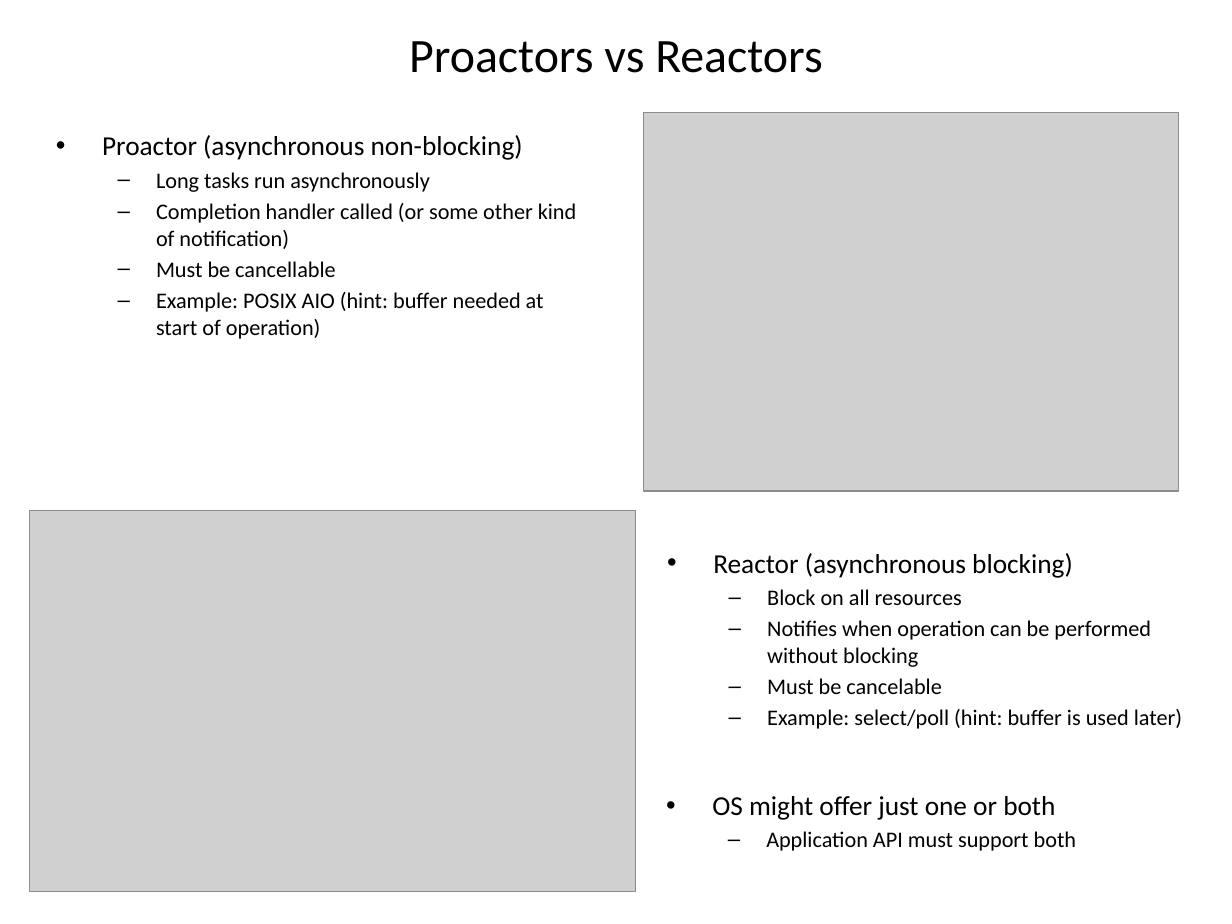
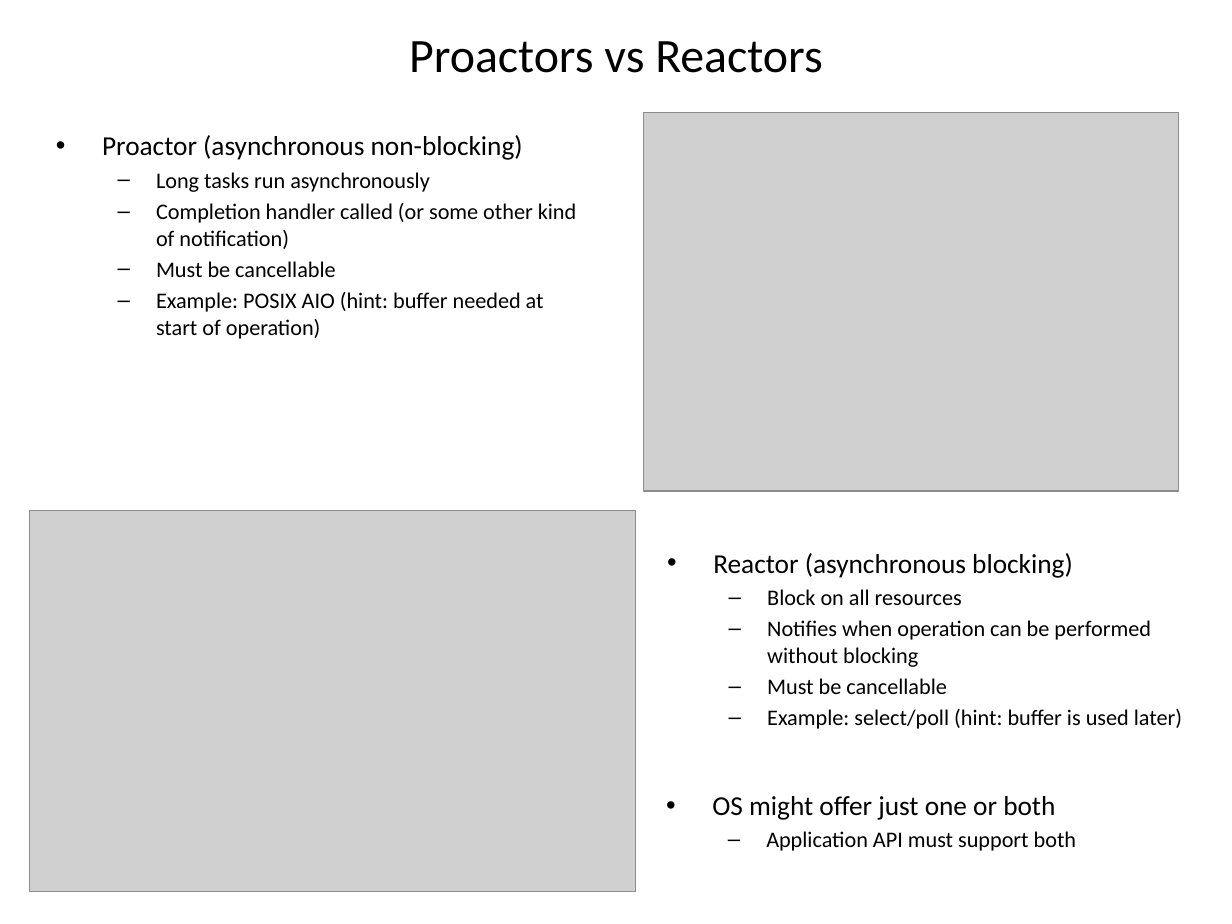
Before and after one commit to Pt-Framework/Pt, a slide deck: slide 6 of doc/other/asynchrony_for_the_masses.pptx. Drawn at 1232x924 pixels with LibreOffice and Linux fonts; fonts in the diff are those of the drawing; grey boxes stand for pictures. Boxes give left, top, right and bottom in pixels: in the first picture for what was removed or moved away, otherwise in the second. Text is boxed around its words. In the diff, an @@ line names an element or a change of style, - is before the commit and + after.

```diff
--- a/doc/other/asynchrony_for_the_masses.pptx
+++ b/doc/other/asynchrony_for_the_masses.pptx
@@ text at (767,678,947,694): text changed @@
-  – Must be cancelable
+  – Must be cancellable
```
Also in this commit, not shown: 13 other slides changed, 13 other files.
